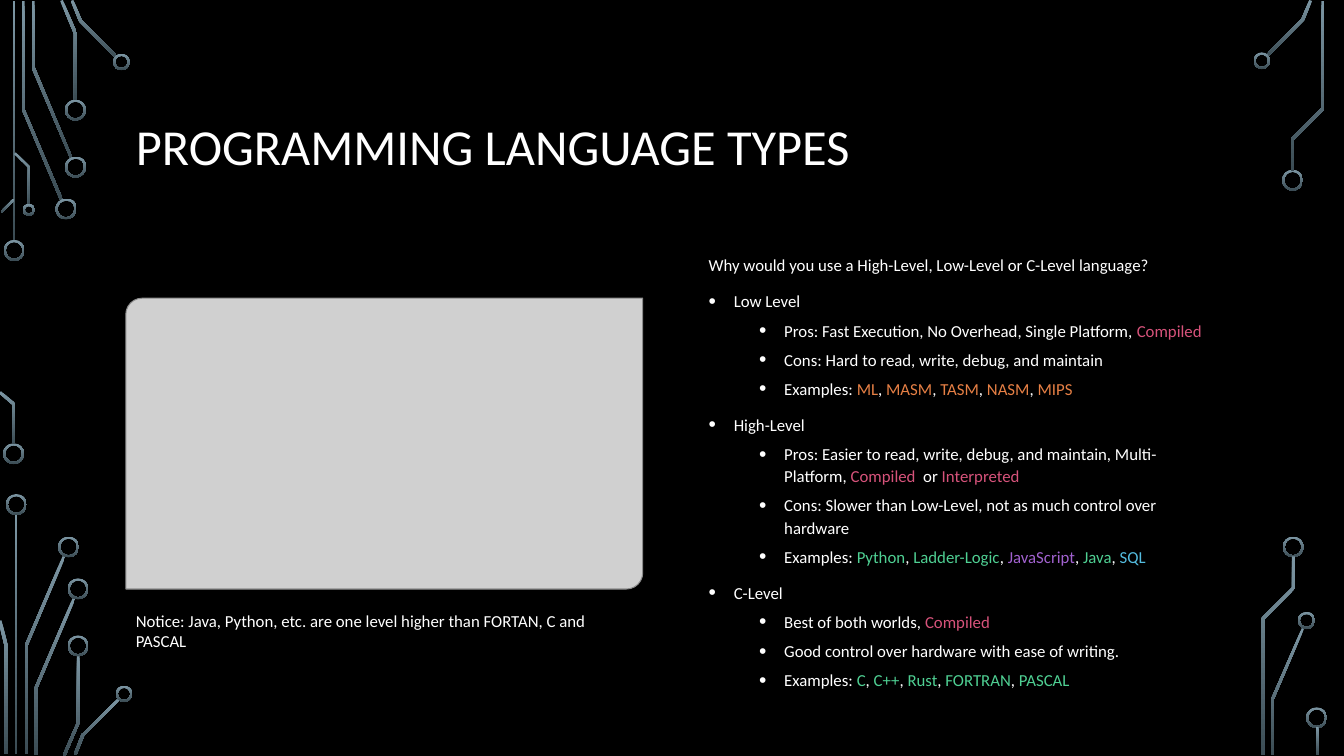
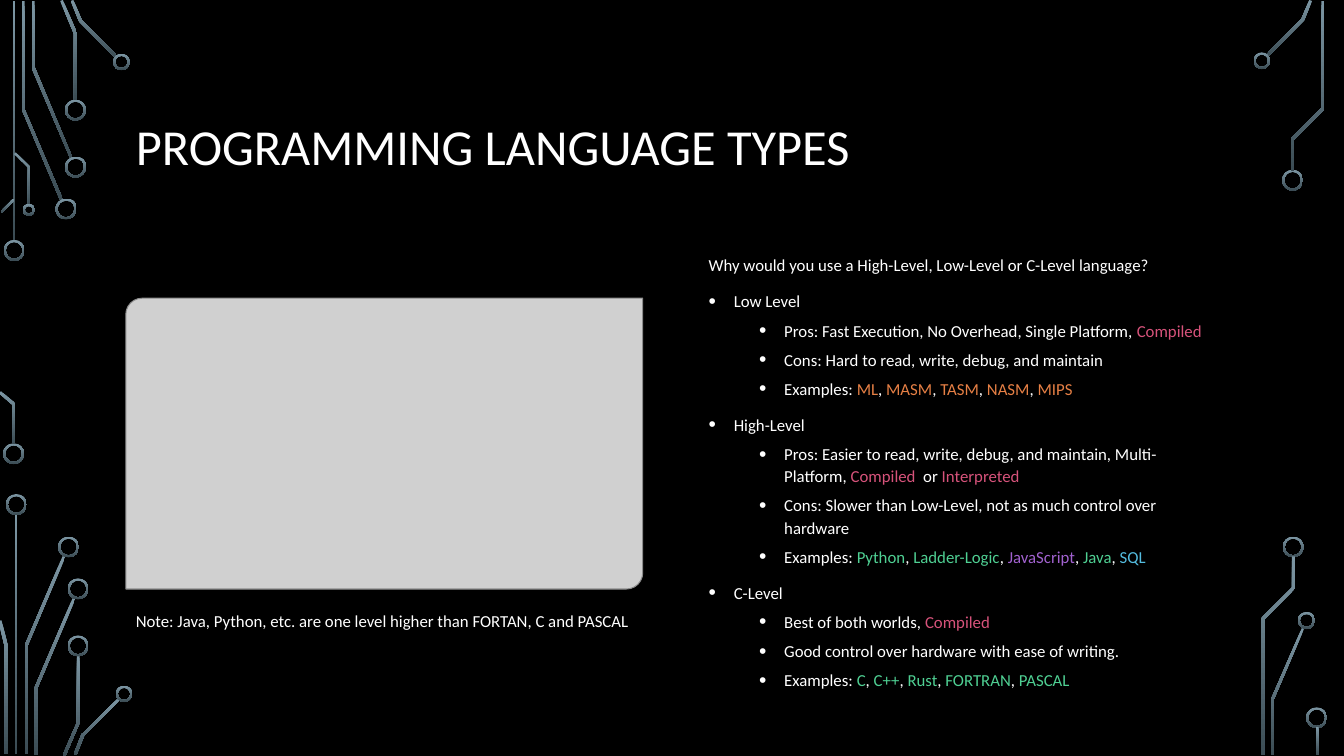
Before and after one commit to rbaker26/Programming-Merit-Badge, a slide deck: slide 26 of ProgrammingMB.pptx (slide 24 before the commit). Drawn at 1344x756 pixels with LibreOffice and Linux fonts; fonts in the diff are those of the drawing; grey boxes stand for pictures; background and template pictures are left out. Boxes give left, top, right and bottom in pixels: in the first picture for what was removed or moved away, otherwise in the second. Text is boxed around its words. In the diff, an @@ line names an element or a change of style, - is before the commit and + after.

Commit message:
updated pptx

```diff
--- a/ProgrammingMB.pptx
+++ b/ProgrammingMB.pptx
@@ text at (136, 615, 629, 630): text changed @@
-Notice: Java, Python, etc. are one level higher than FORTAN, C and PASCAL
+Note: Java, Python, etc. are one level higher than FORTAN, C and PASCAL
```
Also in this commit, not shown: 4 other slides changed, 3 slides added, 2 slides removed.
